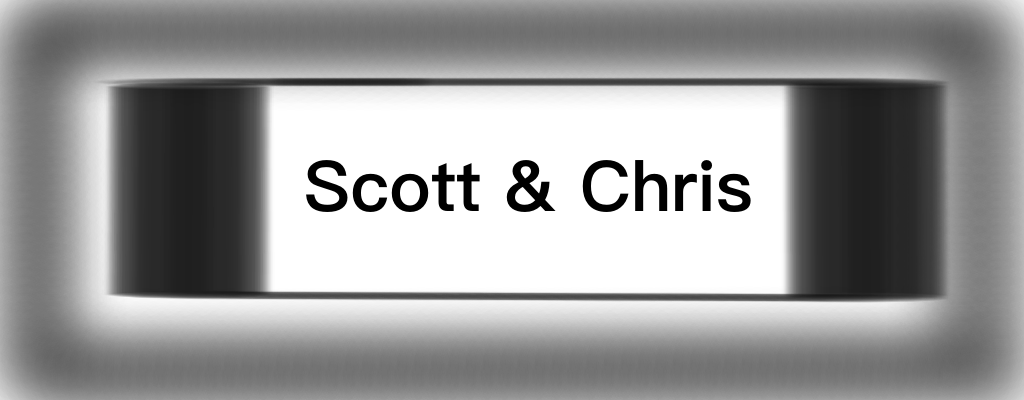
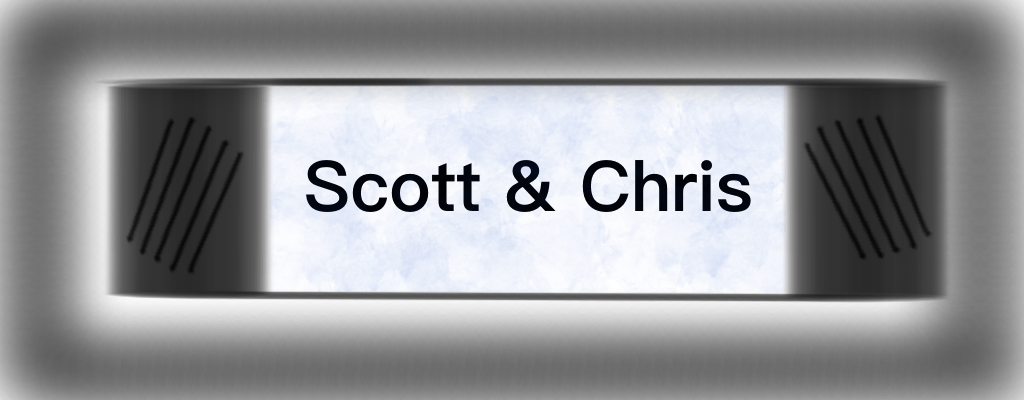
The second w=1024, h=400 image is a revision of the first. Changes to its layers:
added layer "Layer #1" (60%) above "Scott & Chris" over <box>268,86,787,294</box>
painted on "Scott & Chris" over <box>307,160,751,212</box>
"Layer": opacity 100% → 95%, blend normal → dissolve over <box>92,77,952,303</box>
"Background": opacity 96% → 100%, painted on it over <box>0,0,1024,400</box>
